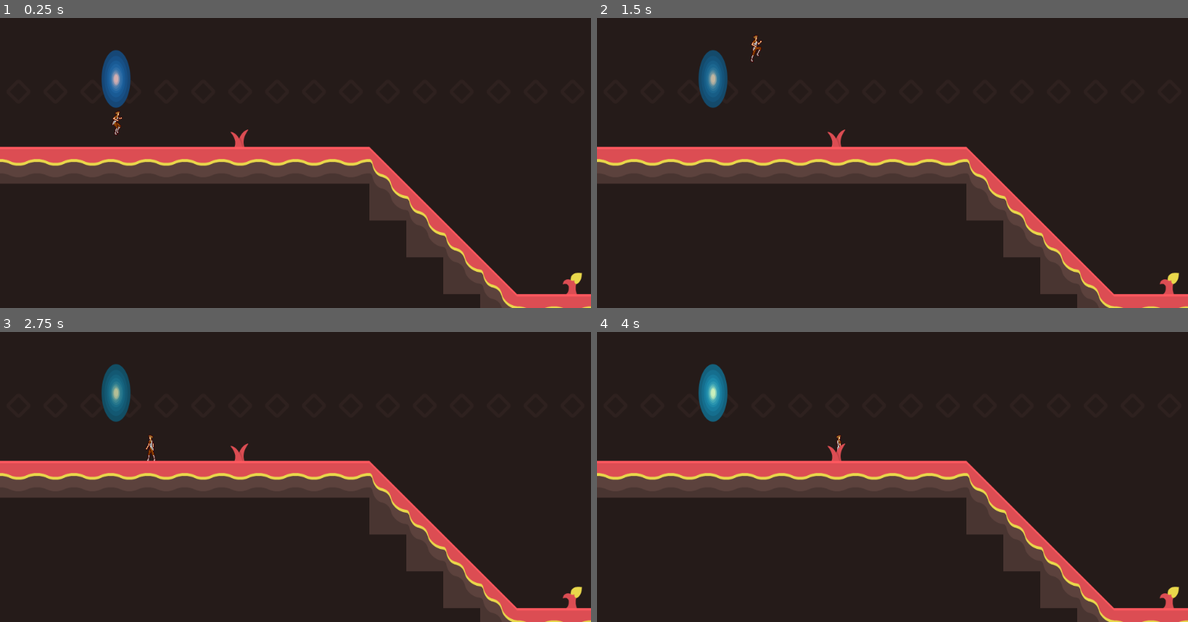
Above: before the commit, frames 1-4 (two rows, left to right).
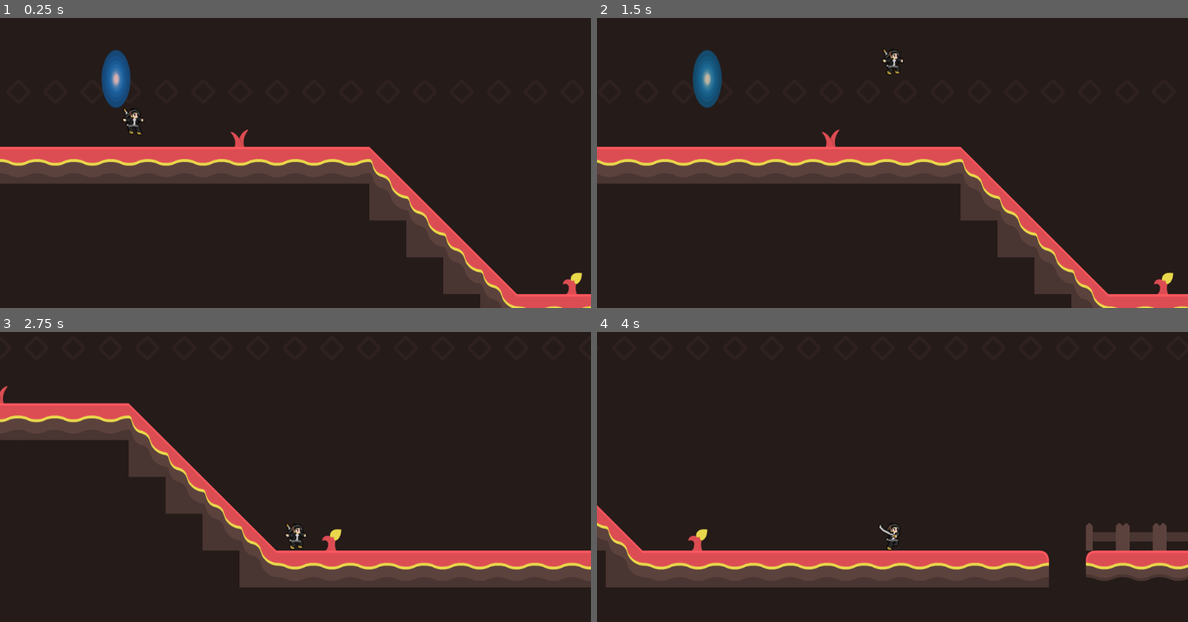
Above: after the commit, the same moments.

Repository: Lukasj892/04-2D-Platformer
Game: Godot game, scene res://Levels/Level1.tscn
Two runs of this game, one before a commit and one after it. Both use one fixed random seed, a clock stepped at 60 frames per second and the inputs below.
Inputs:
- Up to frame 1 (0.25 s): no input
- Up to frame 2 (1.5 s): hold W (jump) 0.53-1.28 s; hold D (right) from 0.53 s (still down); tap Space (attack) at 0.6 s; tap W (jump) at 1.35 s
- Up to frame 3 (2.75 s): tap W (jump) at 1.52, 1.82 s; tap Space (attack) at 1.55, 2.1 s; release D (right) at 2.03 s; hold A (left) from 2.03 s (still down); hold W (jump) from 2.03 s (still down)
- Up to frame 4 (4 s): release A (left) at 2.78 s; release W (jump) at 2.78 s; hold D (right) from 2.78 s (still down); tap Space (attack) at 2.85 s; tap W (jump) at 3.02, 3.32 s; hold W (jump) from 3.53 s (still down)

The runs differ from the first frame. In frame 1, 0.2% of the frame differs, in the area x 19-25%, y 31-41%; in frame 2, 3.9%; in frame 3, 25%; in frame 4, 26%, in the area x 0-100%, y 10-100%.

Commit message:
Ver 1
Added Mizuhara Animations and Attacking. Also change state machine.

Diff:
--- a/Levels/Camera.gd
+++ b/Levels/Camera.gd
@@ -6,7 +6,7 @@
 	Global.death_zone = limit_bottom + 200
 
 func _process(_delta):
-	player = get_node_or_null("/root/Game/Player_Container/Player")
+	player = get_node("/root/Game/Player_Container/Player")
 	if player != null:
 		position = player.position
 
--- /dev/null
+++ b/Player/Attacking.gd
@@ -0,0 +1,27 @@
+extends Node
+
+onready var SM = get_parent()
+onready var player = get_node("../..")
+
+func _ready():
+	yield(player, "ready")
+
+func start():
+	player.set_animation("Attacking")
+	player.move_speed *= 2
+
+func _physics_process(_delta):
+	if not player.is_on_floor():
+		SM.set_state("Falling")
+
+
+
+
+
+
+func DoDamage():
+	pass
+
+
+func _on_AnimatedSprite_animation_finished():
+	SM.set_state("Moving")
--- a/Player/Jumping.gd
+++ b/Player/Jumping.gd
@@ -11,9 +11,11 @@
 
 func physics_process(_delta):
 	if player.is_moving():
-		player.jump_power.x = clamp(player.jump_power.x + (player.move_vector().x * player.leap_speed), -player.max_leap, player.max_leap)
-	if Input.is_action_pressed("jump"):
-		player.jump_power.y = clamp(player.jump_power.y - player.jump_speed, -player.max_jump, 0)
+		#player.jump_power.x = clamp(player.jump_power.x + (player.move_vector().x * player.leap_speed), -player.max_leap, player.max_leap)
+		pass
+	if Input.is_action_just_pressed("jump"):
+		#player.jump_power.y = clamp(player.jump_power.y - player.jump_speed, -player.max_jump, 0)
+		pass
 	else:
 		player.velocity.y = 0
 		player.velocity += player.jump_power
--- a/Player/Moving_and_Jumping.gd
+++ b/Player/Moving_and_Jumping.gd
@@ -8,7 +8,7 @@
 
 func physics_process(_delta):
 	if not player.is_on_floor():
-		SM.set_state("Coyote")
+		pass
 	else:
 		player.velocity.y = 0
 
--- a/Player/Player.gd
+++ b/Player/Player.gd
@@ -4,7 +4,7 @@
 onready var VP = get_viewport_rect()
 
 var velocity = Vector2.ZERO
-var jump_power = Vector2.ZERO
+var jump_power = Vector2(0,1)
 var direction = 1
 
 export var gravity = Vector2(0,30)
@@ -29,26 +29,21 @@
 func _physics_process(_delta):
 	velocity.x = clamp(velocity.x,-max_move,max_move)
 
-	if direction < 0 and not $AnimatedSprite.flip_h: $AnimatedSprite.flip_h = true
-	if direction > 0 and $AnimatedSprite.flip_h: $AnimatedSprite.flip_h = false
-
 	if position.y > Global.death_zone:
 		queue_free()
 
+	if Input.is_action_just_pressed("attack") and is_on_floor():
+		SM.set_state("Attacking")
 
 func is_moving():
-	if Input.is_action_pressed("left") or Input.is_action_pressed("right"):
-		return true
-	return false
+	return true
 
 func move_vector():
-	return Vector2(Input.get_action_strength("right") - Input.get_action_strength("left"),1.0)
+	return Vector2(1.0 ,1.0)
+	pass
 
-func _unhandled_input(event):
-	if event.is_action_pressed("left"):
-		direction = -1
-	if event.is_action_pressed("right"):
-		direction = 1
+func _unhandled_input(_event):
+	pass
 
 func set_animation(anim):
 	if $AnimatedSprite.animation == anim: return
--- a/Player/Player.tscn
+++ b/Player/Player.tscn
@@ -1,6 +1,6 @@
-[gd_scene load_steps=25 format=2]
+[gd_scene load_steps=22 format=2]
 
-[ext_resource path="res://Assets/player.png" type="Texture" id=1]
+[ext_resource path="res://Assets/Mizuhara/Jumping/MizuharaJump3.png" type="Texture" id=1]
 [ext_resource path="res://Player/Jumping.gd" type="Script" id=2]
 [ext_resource path="res://Player/Moving.gd" type="Script" id=3]
 [ext_resource path="res://Player/StateMachine.gd" type="Script" id=4]
@@ -9,109 +9,61 @@
 [ext_resource path="res://Player/Falling.gd" type="Script" id=7]
 [ext_resource path="res://Player/Moving_and_Jumping.gd" type="Script" id=8]
 [ext_resource path="res://Player/Player.gd" type="Script" id=9]
-
-[sub_resource type="AtlasTexture" id=1]
-flags = 4
-atlas = ExtResource( 1 )
-region = Rect2( 32, 0, 32, 70 )
-
-[sub_resource type="AtlasTexture" id=2]
-flags = 4
-atlas = ExtResource( 1 )
-region = Rect2( 64, 0, 32, 70 )
-
-[sub_resource type="AtlasTexture" id=3]
-flags = 4
-atlas = ExtResource( 1 )
-region = Rect2( 96, 0, 32, 70 )
-
-[sub_resource type="AtlasTexture" id=4]
-flags = 4
-atlas = ExtResource( 1 )
-region = Rect2( 128, 0, 32, 70 )
-
-[sub_resource type="AtlasTexture" id=5]
-flags = 4
-atlas = ExtResource( 1 )
-region = Rect2( 160, 0, 32, 70 )
-
-[sub_resource type="AtlasTexture" id=6]
-flags = 4
-atlas = ExtResource( 1 )
-region = Rect2( 192, 0, 32, 70 )
-
-[sub_resource type="AtlasTexture" id=7]
-flags = 4
-atlas = ExtResource( 1 )
-region = Rect2( 224, 70, 32, 70 )
-
-[sub_resource type="AtlasTexture" id=8]
-flags = 4
-atlas = ExtResource( 1 )
-region = Rect2( 256, 70, 32, 70 )
-
-[sub_resource type="AtlasTexture" id=9]
-flags = 4
-atlas = ExtResource( 1 )
-region = Rect2( 288, 70, 32, 70 )
-
-[sub_resource type="AtlasTexture" id=10]
-flags = 4
-atlas = ExtResource( 1 )
-region = Rect2( 224, 0, 32, 70 )
-
-[sub_resource type="AtlasTexture" id=11]
-flags = 4
-atlas = ExtResource( 1 )
-region = Rect2( 256, 0, 32, 70 )
-
-[sub_resource type="AtlasTexture" id=12]
-flags = 4
-atlas = ExtResource( 1 )
-region = Rect2( 288, 0, 32, 70 )
-
-[sub_resource type="AtlasTexture" id=13]
-flags = 4
-atlas = ExtResource( 1 )
-region = Rect2( 0, 0, 32, 70 )
+[ext_resource path="res://Assets/Mizuhara/Jumping/MizuharaJump2.png" type="Texture" id=10]
+[ext_resource path="res://Assets/Mizuhara/Running/MizuharaRun_5.png" type="Texture" id=11]
+[ext_resource path="res://Assets/Mizuhara/Running/MizuharaRun_1.png" type="Texture" id=12]
+[ext_resource path="res://Assets/Mizuhara/Running/MizuharaRun_4.png" type="Texture" id=13]
+[ext_resource path="res://Assets/Mizuhara/Running/MizuharaRun_2.png" type="Texture" id=14]
+[ext_resource path="res://Assets/Mizuhara/Jumping/MizuharaJump.png" type="Texture" id=15]
+[ext_resource path="res://Assets/Mizuhara/Running/MizuharaRun_3.png" type="Texture" id=16]
+[ext_resource path="res://Assets/Mizuhara/Attacking/MizuharaAttack2.png" type="Texture" id=17]
+[ext_resource path="res://Assets/Mizuhara/Attacking/MizuharaAttack.png" type="Texture" id=18]
+[ext_resource path="res://Player/Attacking.gd" type="Script" id=19]
 
 [sub_resource type="SpriteFrames" id=14]
 animations = [ {
-"frames": [ SubResource( 1 ), SubResource( 2 ), SubResource( 3 ), SubResource( 4 ), SubResource( 5 ), SubResource( 6 ) ],
-"loop": true,
-"name": "Moving",
-"speed": 5.0
+"frames": [ ExtResource( 16 ), ExtResource( 17 ), ExtResource( 18 ), ExtResource( 12 ) ],
+"loop": false,
+"name": "Attacking",
+"speed": 12.0
 }, {
-"frames": [ SubResource( 7 ), SubResource( 8 ), SubResource( 9 ) ],
+"frames": [ ExtResource( 1 ), ExtResource( 10 ) ],
 "loop": false,
 "name": "Falling",
 "speed": 5.0
 }, {
-"frames": [ SubResource( 10 ), SubResource( 11 ), SubResource( 12 ) ],
+"frames": [ ExtResource( 12 ) ],
+"loop": true,
+"name": "Idle",
+"speed": 5.0
+}, {
+"frames": [ ExtResource( 15 ) ],
 "loop": false,
 "name": "Jumping",
 "speed": 5.0
 }, {
-"frames": [ SubResource( 13 ) ],
+"frames": [ ExtResource( 12 ), ExtResource( 14 ), ExtResource( 16 ), ExtResource( 13 ), ExtResource( 11 ), ExtResource( 16 ) ],
 "loop": true,
-"name": "Idle",
-"speed": 5.0
+"name": "Moving",
+"speed": 12.0
 } ]
 
 [sub_resource type="RectangleShape2D" id=15]
-extents = Vector2( 8, 23 )
+extents = Vector2( 16.5, 24 )
 
 [node name="Player" type="KinematicBody2D"]
 position = Vector2( 200, 200 )
 script = ExtResource( 9 )
 
 [node name="AnimatedSprite" type="AnimatedSprite" parent="."]
+scale = Vector2( 1.5, 1.5 )
 frames = SubResource( 14 )
-animation = "Idle"
+animation = "Attacking"
+frame = 3
 playing = true
 
 [node name="CollisionShape2D" type="CollisionShape2D" parent="."]
-position = Vector2( 0, 5 )
+position = Vector2( -2.5, 0 )
 shape = SubResource( 15 )
 
 [node name="StateMachine" type="Node" parent="."]
@@ -138,4 +90,9 @@
 [node name="Timer" type="Timer" parent="StateMachine/Coyote"]
 wait_time = 0.2
 one_shot = true
+
+[node name="Attacking" type="Node" parent="StateMachine"]
+script = ExtResource( 19 )
+
+[connection signal="animation_finished" from="AnimatedSprite" to="StateMachine/Attacking" method="_on_AnimatedSprite_animation_finished"]
 [connection signal="timeout" from="StateMachine/Coyote/Timer" to="StateMachine/Coyote" method="_on_Timer_timeout"]
--- a/Player/StateMachine.gd
+++ b/Player/StateMachine.gd
@@ -15,6 +15,7 @@
 func _process(delta):
 	if state and state.has_method("process"):
 		state.process(delta)
+	print(state_name)
 
 func _unhandled_input(event):
 	if state and state.has_method("unhandled_input"):
--- a/project.godot
+++ b/project.godot
@@ -14,7 +14,7 @@
 
 [application]
 
-config/name="Levels"
+config/name="Project-04"
 run/main_scene="res://Levels/Level1.tscn"
 boot_splash/bg_color=Color( 0, 0, 0, 1 )
 config/icon="res://icon.png"
Binary file added: Assets/Mizuhara/Attacking/MizuharaAttack.png
Binary file added: Assets/Mizuhara/Attacking/MizuharaAttack2.png
Binary file added: Assets/Mizuhara/Death/MizuharaDeath 1.png
Binary file added: Assets/Mizuhara/Death/MizuharaDeath 2.png
Binary file added: Assets/Mizuhara/Death/MizuharaDeath 3.png
Binary file added: Assets/Mizuhara/Jumping/MizuharaJump.png
Binary file added: Assets/Mizuhara/Jumping/MizuharaJump2.png
Binary file added: Assets/Mizuhara/Jumping/MizuharaJump3.png
Binary file added: Assets/Mizuhara/Running/MizuharaRun_1.png
Binary file added: Assets/Mizuhara/Running/MizuharaRun_2.png
Binary file added: Assets/Mizuhara/Running/MizuharaRun_3.png
Binary file added: Assets/Mizuhara/Running/MizuharaRun_4.png
(and 35 more such lines)
